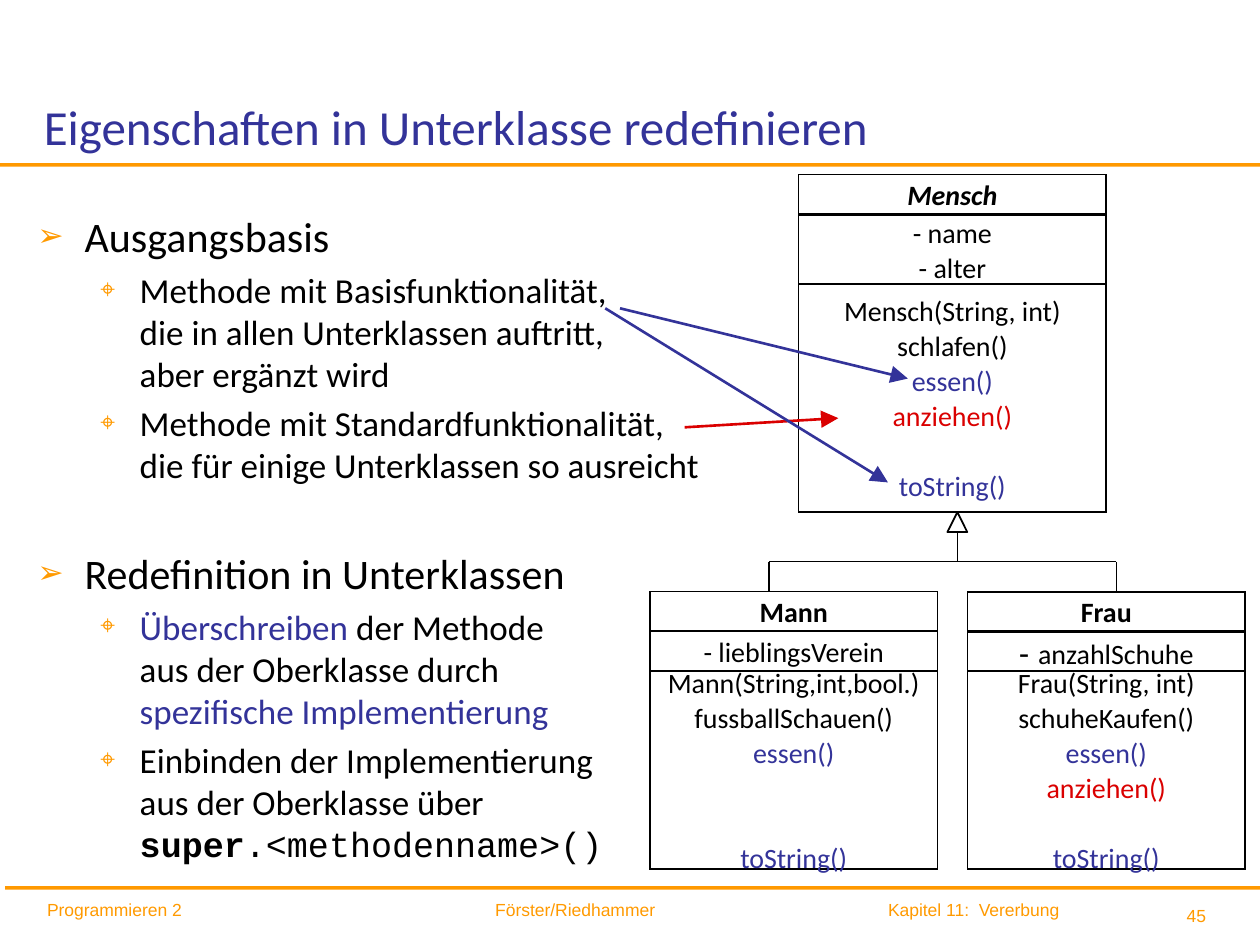
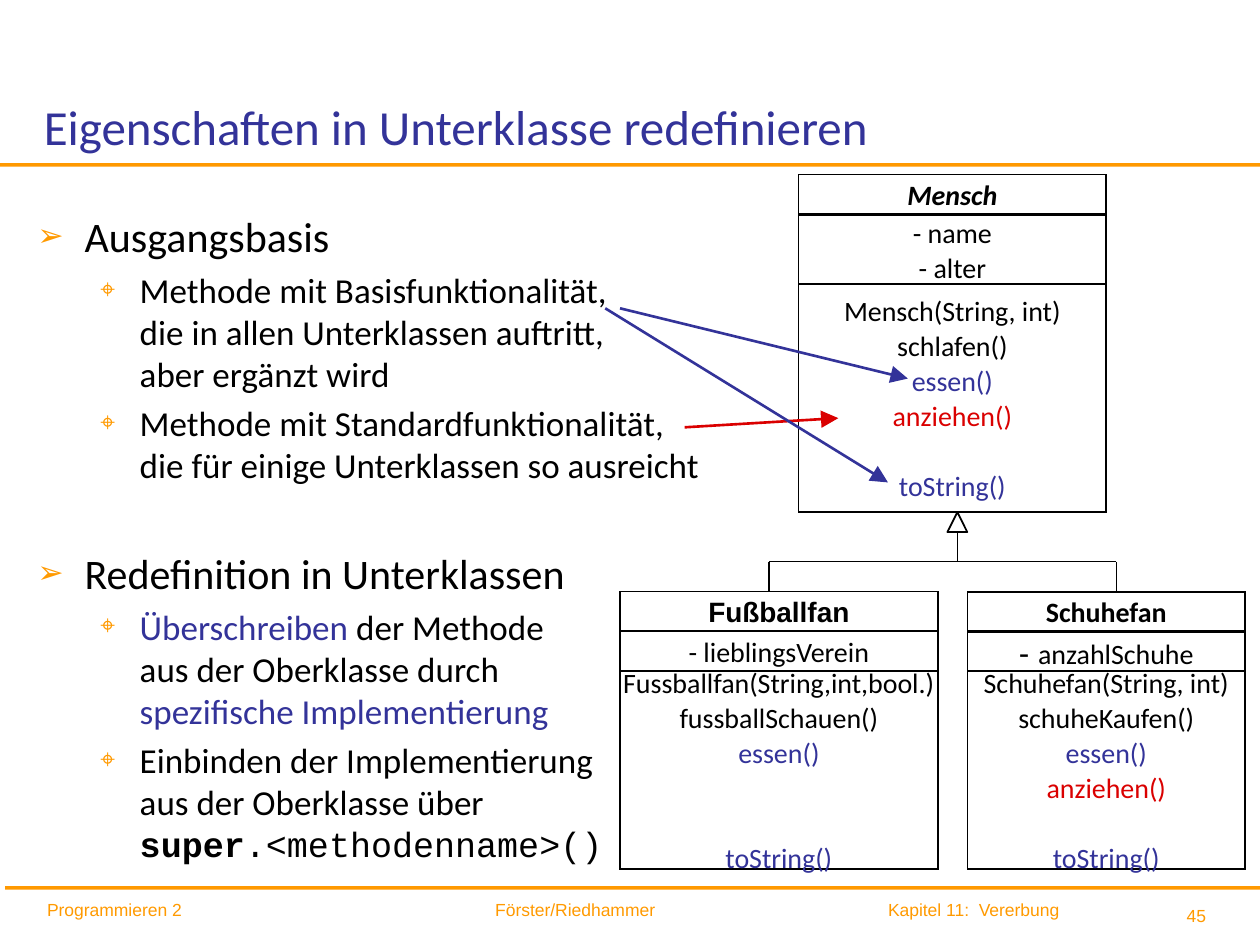
Before and after one commit to ingexue/hsro-wif-oop.github.io, a slide deck: slide 45 of 11-vererbung/vererbung.pptx. Drawn at 1260x945 pixels with LibreOffice and Linux fonts; fonts in the diff are those of the drawing; background and template pictures are left out. Boxes give left, top, right and bottom in pixels: in the first picture for what was removed or moved away, otherwise in the second. Text is boxed around its words. In the diff, an @@ line names an element or a change of style, - is before the commit and + after.

```diff
--- a/11-vererbung/vererbung.pptx
+++ b/11-vererbung/vererbung.pptx
@@ rectangle "Fußballfan" resized from (x1=650, y1=591, x2=937, y2=630) to (x1=620, y1=591, x2=937, y2=630) @@
@@ text in rectangle at (x1=708, y1=601, x2=849, y2=623): text changed; font Calibri to Arial @@
-Mann
+Fußballfan
@@ text in rectangle at (x1=1046, y1=602, x2=1167, y2=623): text changed @@
-Frau
+Schuhefan
@@ rectangle "- lieblingsVerein" resized from (x1=650, y1=631, x2=937, y2=670) to (x1=620, y1=631, x2=937, y2=670) @@
@@ rectangle "Fussballfan(String,int,bool.)" resized from (x1=650, y1=670, x2=937, y2=868) to (x1=620, y1=670, x2=937, y2=868) @@
@@ text in rectangle at (x1=623, y1=670, x2=934, y2=698): text changed @@
-Mann(String,int,bool.)
+Fussballfan(String,int,bool.)
@@ text in rectangle at (x1=984, y1=670, x2=1229, y2=698): text changed @@
-Frau(String, int)
+Schuhefan(String, int)
```
Also in this commit, not shown: 29 other slides changed, 2 other files.
